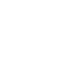
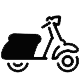
Layers edited between the first and the second 80 x 80 image:
showed "Livello 1", opacity 100% → 98% over <box>0,15,79,73</box>
